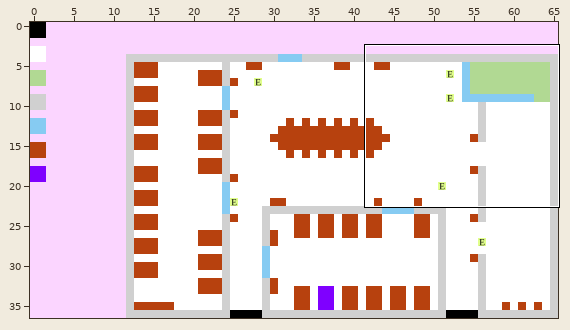
One commit to this Tiled map: Resources/Levels/Radme/Cal/Blueprints/Market/Barrack.tmx. Above, an overview of the earlier version with the close-up marked.
Close-up. Before:
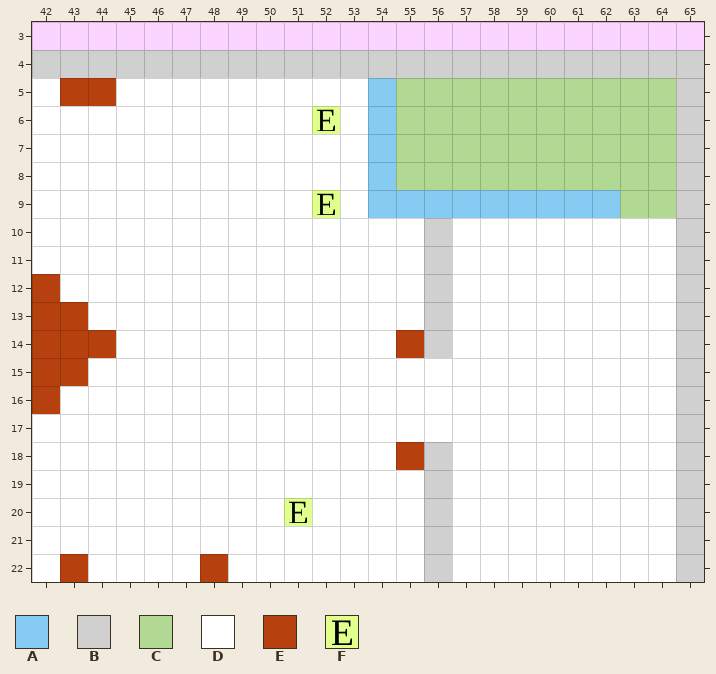
Cells are 32x32 px. Shown: x 42..65, y 3..22. The commit also changed other parts of the map, which this record leaves out.
Key: from "Miky Blue Print": A 0 "azure", B 1 "gray", C 2 "green", D 3 "white", E 5 "rust", F 7 "enemy".
_ is an empty cell.
Layers that did not change in this view are not listed.
Layer "Livello" before, first column x 42:
 3 ________________________
 4 BBBBBBBBBBBBBBBBBBBBBBBB
 5 DEEDDDDDDDDDACCCCCCCCCCB
 6 DDDDDDDDDDFDACCCCCCCCCCB
 7 DDDDDDDDDDDDACCCCCCCCCCB
 8 DDDDDDDDDDDDACCCCCCCCCCB
 9 DDDDDDDDDDFDAAAAAAAAACCB
10 DDDDDDDDDDDDDDBDDDDDDDDB
11 DDDDDDDDDDDDDDBDDDDDDDDB
12 EDDDDDDDDDDDDDBDDDDDDDDB
13 EEDDDDDDDDDDDDBDDDDDDDDB
14 EEEDDDDDDDDDDEBDDDDDDDDB
15 EEDDDDDDDDDDDDDDDDDDDDDB
16 EDDDDDDDDDDDDDDDDDDDDDDB
17 DDDDDDDDDDDDDDDDDDDDDDDB
18 DDDDDDDDDDDDDEBDDDDDDDDB
19 DDDDDDDDDDDDDDBDDDDDDDDB
20 DDDDDDDDDFDDDDBDDDDDDDDB
21 DDDDDDDDDDDDDDBDDDDDDDDB
22 DEDDDDEDDDDDDDBDDDDDDDDB
The result:
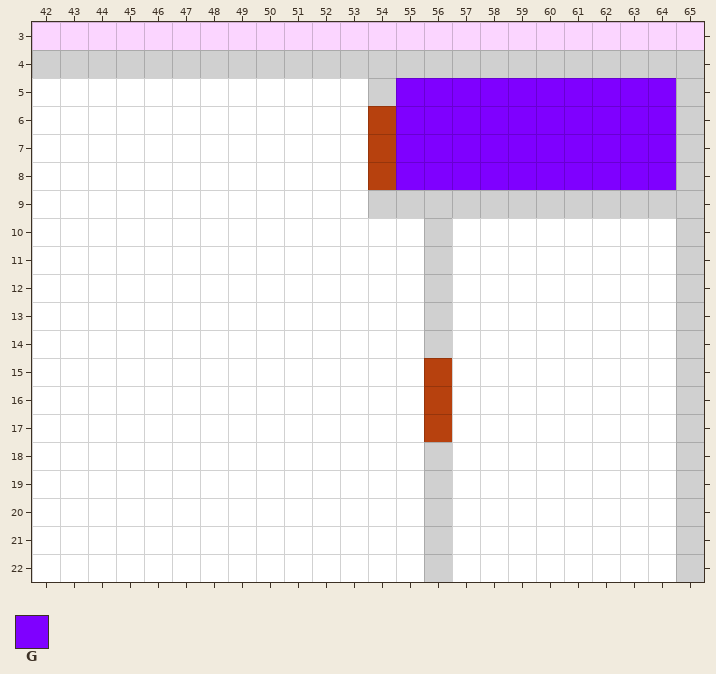
Further tiles: from "Miky Blue Print": G 6 "violet".
Difference:
Changed rows in their new state; . is an unchanged cell.
Layer "Livello":
first column x 42:
 5 .DD.........BGGGGGGGGGG
 6 ..........D.EGGGGGGGGGG
 7 ............EGGGGGGGGGG
 8 ............EGGGGGGGGGG
 9 ..........D.BBBBBBBBBBB
12 D......................
13 DD.....................
14 DDD..........D.........
15 DD............E........
16 D.............E........
17 ..............E........
18 .............D.........
20 .........D.............
22 .D....D................
